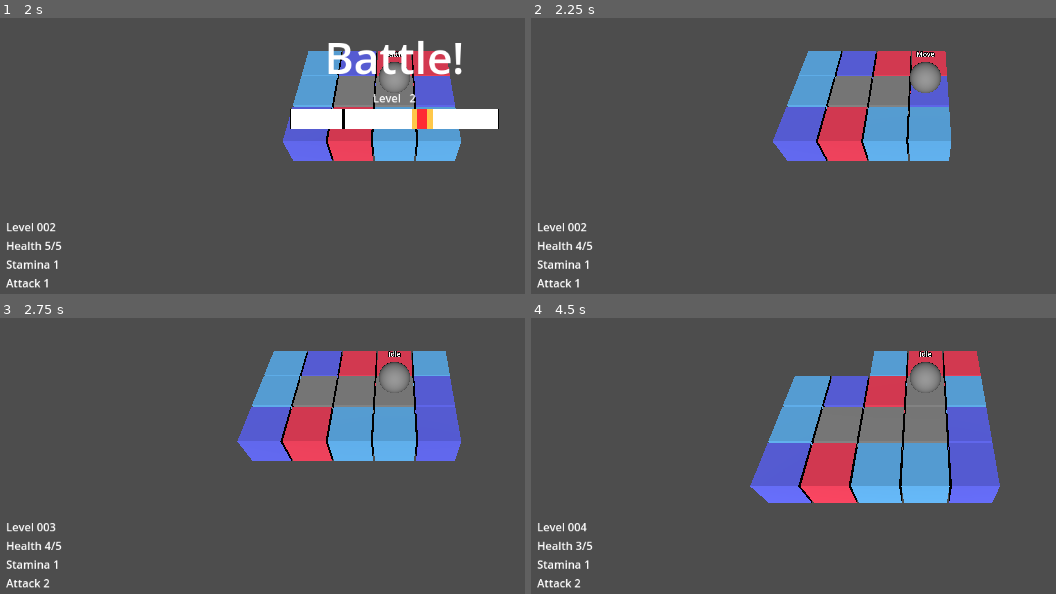
Above: before the commit, frames 1-4 (two rows, left to right).
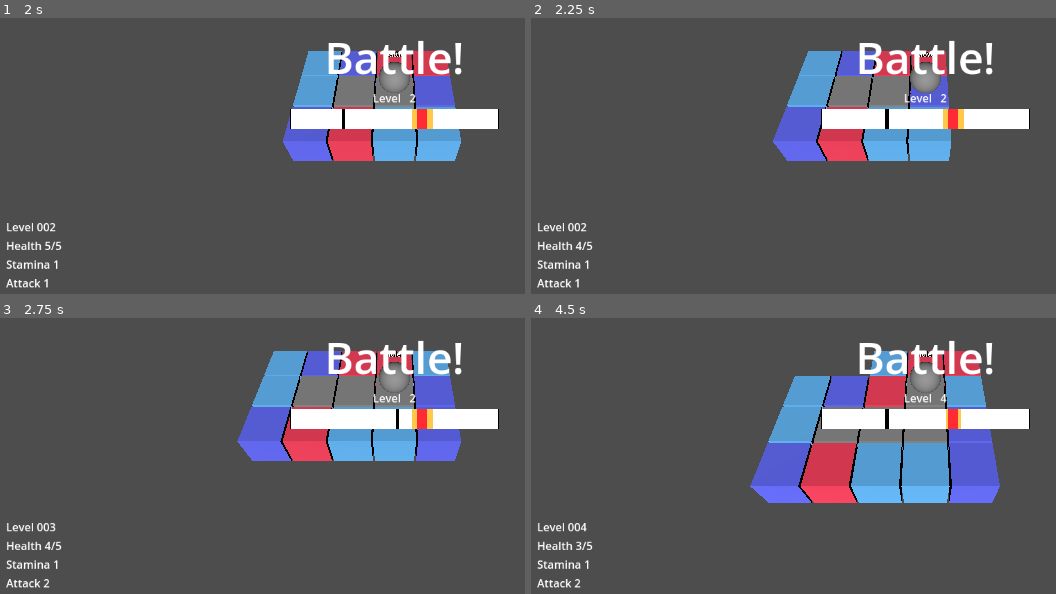
Above: after the commit, the same moments.

Repository: tVeratti/mini-byte-jam
Game: Godot game, scene res://main.tscn
The game is run twice, just before and just after one commit, with the same random seed, the same clock (stepped at 60 frames per second) and the same inputs.
Inputs:
- Up to frame 1 (2 s): tap Enter at 0.5 s; hold Right (move_right) 0.53-1.28 s; tap Space (accept) at 0.6, 1.35 s; hold S (move_backward) from 1.28 s (still down)
- Up to frame 2 (2.25 s): tap Space (accept) at 2, 2.1 s; release S (move_backward) at 2.03 s; hold Right (move_right) from 2.03 s (still down)
- Up to frame 3 (2.75 s): keep holding Right (move_right)
- Up to frame 4 (4.5 s): release Right (move_right) at 2.78 s; hold W (move_forward) 2.78-3.53 s; tap Space (accept) at 2.85, 3.6, 4.25, 4.35 s; hold A (move_left) from 3.53 s (still down)

Frame 1 is identical in both runs. In frame 2, 4.4% of the frame differs, in the area x 55-96%, y 8-41%; in frame 3, 4.4%; in frame 4, 4.4%.

Commit message:
add scaling battle speed based on level (max)

Diff:
--- a/battle/battle.gd
+++ b/battle/battle.gd
@@ -6,10 +6,14 @@
 
 
 const LEVEL_WEIGHT:float = 10.0
+
 const TRACK_WIDTH:int = 300
+
 const MIN_TARGET_WIDTH:int = 5
 const MIN_TARGET_OFFSET:int = 80
-const MOVE_SPEED:float = 100.0
+
+const MOVE_SPEED_MIN:float = 100.0
+const MOVE_SPEED_MAX:float = 500.0
 
 
 enum Results { SUCCESS, RETRY, FAIL }
@@ -40,7 +44,9 @@
 
 func _process(delta: float) -> void:
 	if has_started:
-		var move_speed:float = MOVE_SPEED * max(1, battle_level / 10.0)
+		var move_speed_weight = clamp(battle_level / float(PlayerStats.MAX_LEVEL), 0.0, 1.0)
+		var move_speed:float = lerp(MOVE_SPEED_MIN, MOVE_SPEED_MAX, move_speed_weight)
+
 		var current_margin: = input_container.get_theme_constant("margin_left")
 		var next_margin:int = ceil(float(current_margin) + (move_speed * delta))
 		input_container.add_theme_constant_override("margin_left", next_margin)
@@ -108,4 +114,6 @@
 		# FAIL
 		ended.emit(Results.FAIL)
 
+	# Leave it up for a second so the player can see where it stopped
+	await get_tree().create_timer(1.0).timeout
 	queue_free()
--- a/player/player_stats.gd
+++ b/player/player_stats.gd
@@ -7,6 +7,7 @@
 
 
 const DEFAULT_HEALTH_MAX:int = 5
+const MAX_LEVEL:int = 100
 
 
 var level:int = 1
@@ -43,5 +44,5 @@
 
 
 func level_up() -> void:
-	level += 1
+	level = min(level + 1, MAX_LEVEL)
 	stats_changed.emit()
